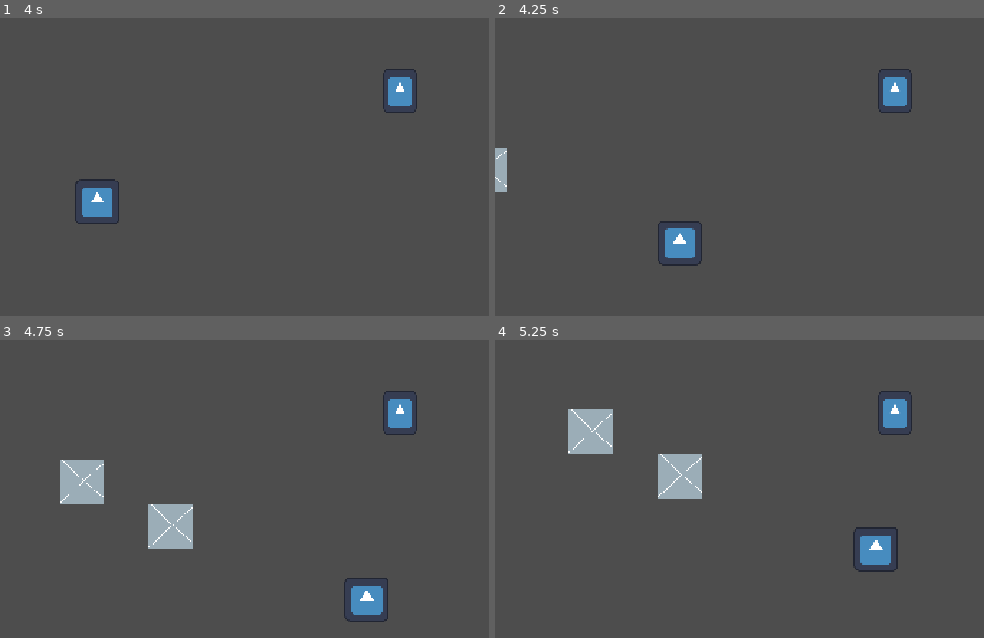
Above: before the commit, frames 1-4 (two rows, left to right).
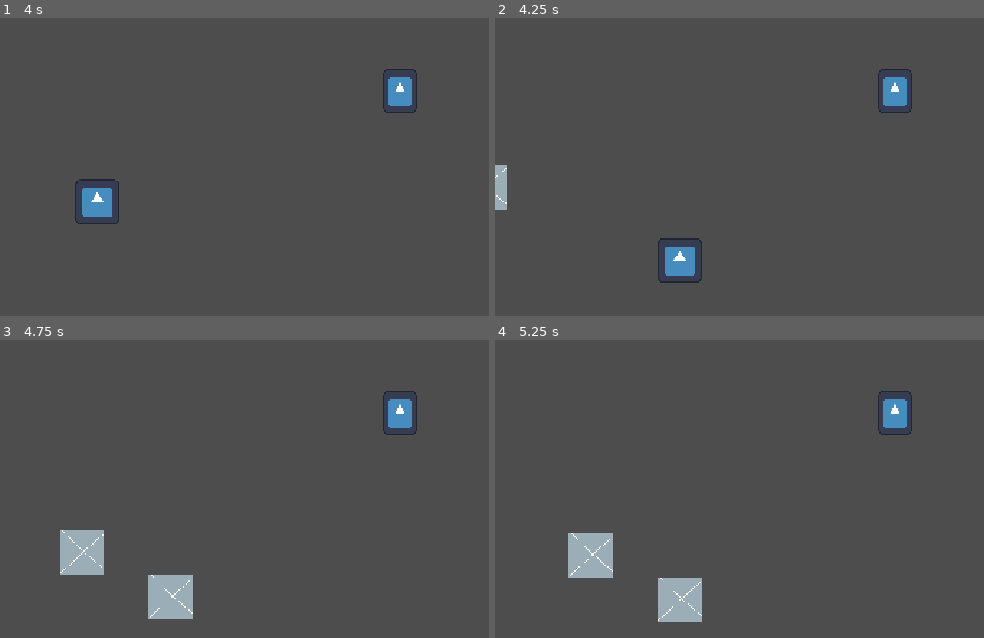
Above: after the commit, the same moments.

Repository: Deeeeelan/liquidate-game
Game: Godot game, scene res://scenes/title_screen.tscn
Same seed, same stepped clock (60 frames per second), same inputs: the game is played once before the commit and once after it. The engine's default icon, where the game draws it, is replaced by a stand-in: a white triangle on a blue panel in a dark square.
Inputs (mouse positions are in pixels of both pictures, inside the frame that each line leads up to):
- Up to frame 1 (4 s): click "START" at 0.5 s; tap Enter at 1.25, 3.5 s; move the mouse to (361, 181) at 1.27 s; hold Space (jump) 1.28-2.03 s; hold D (right) 1.28-2.78 s; click (361, 181) at 1.42 s; move the mouse to (outside the picture) at 2.02 s; tap Ctrl (dash) at 2.1 s; tap Space (jump) at 2.27, 2.3, 2.57, 2.75, 3.77, 3.8 s; move the mouse to (161, 23) at 2.77 s; hold Space (jump) 2.78-3.53 s; hold A (left) from 2.78 s (still down); tap Alt at 2.85 s; move the mouse to (440, 89) at 3.52 s; tap Shift at 3.6 s; click (440, 89) at 3.67 s
- Up to frame 2 (4.25 s): keep holding A (left); tap Space (jump) at 4.07 s
- Up to frame 3 (4.75 s): keep holding A (left); move the mouse to (outside the picture) at 4.27 s; hold Space (jump) from 4.28 s (still down)
- Up to frame 4 (5.25 s): move the mouse to (outside the picture) at 5.02 s; release A (left) at 5.03 s; release Space (jump) at 5.03 s; hold D (right) from 5.03 s (still down); tap Ctrl (dash) at 5.1 s

Frame 1 is identical in both runs. In frame 2, 1.3% of the frame differs, in the area x 0-43%, y 43-89%; in frame 3, 6.2%; in frame 4, 6.3%, in the area x 14-83%, y 23-95%.

Commit message:
Alter jump velocity stacking

Diff:
--- a/scripts/player_movement.gd
+++ b/scripts/player_movement.gd
@@ -46,7 +46,8 @@
 	if j_add: jumps += 1
 
 	# TODO: make second jump more powerful, but make sure it actually works at negative velocity
-	velocity.y = BASE_JUMP
+
+	velocity.y = min(BASE_JUMP, velocity.y + BASE_JUMP)
 
 
 	get_tree().create_timer(0.1).timeout.connect(func():
@@ -66,8 +67,6 @@
 	# smoothly moves/"clips" corner without losing momentum
 	# NOTE: player cannot grab onto ledges greater than raycast offset
 	if Input.is_action_pressed("jump") and not ledge_check:
-		print("check", ledge_check)
-
 		ledge_check = true
 		var space_state = get_world_2d().direct_space_state
 		var origin = global_position + Vector2(last_dir * 32, 48) # bottom-ish left corner
@@ -101,12 +100,9 @@
 				collision_mask = 1
 				grab_ledge = false
 			)
-			print("LEDGE", target_pos)
 		get_tree().create_timer(0.1).timeout.connect(func():
 			ledge_check = false
 		)
-
-
 
 	# floor conditions, coyote, gravity, and slam
 	if not is_on_floor(): #TODO: add slam particles
